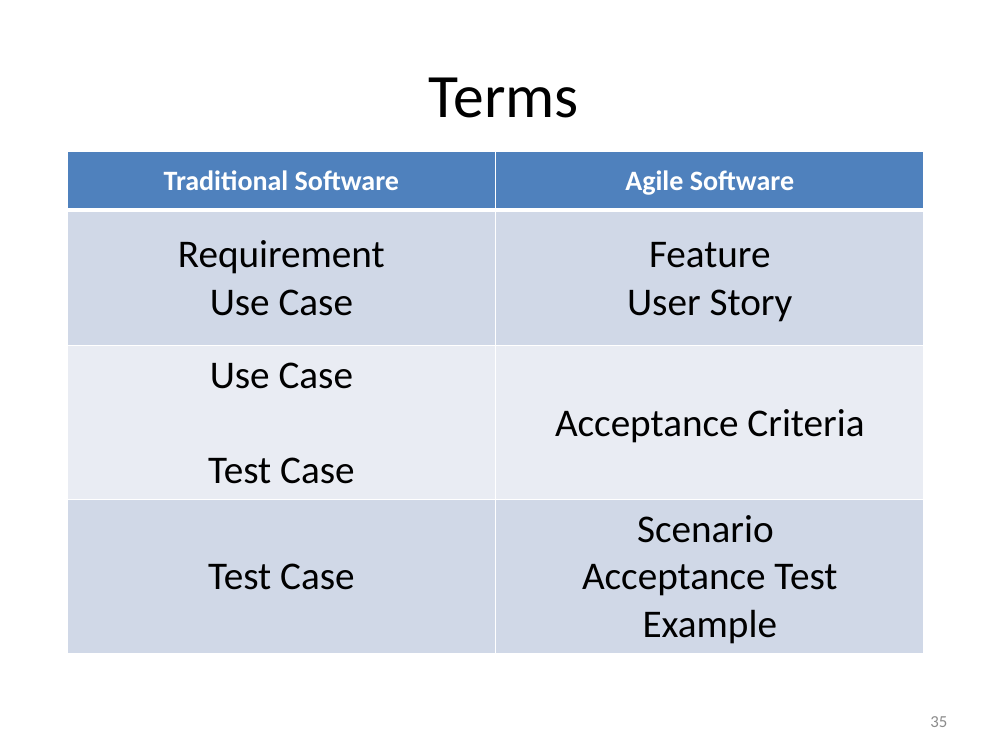
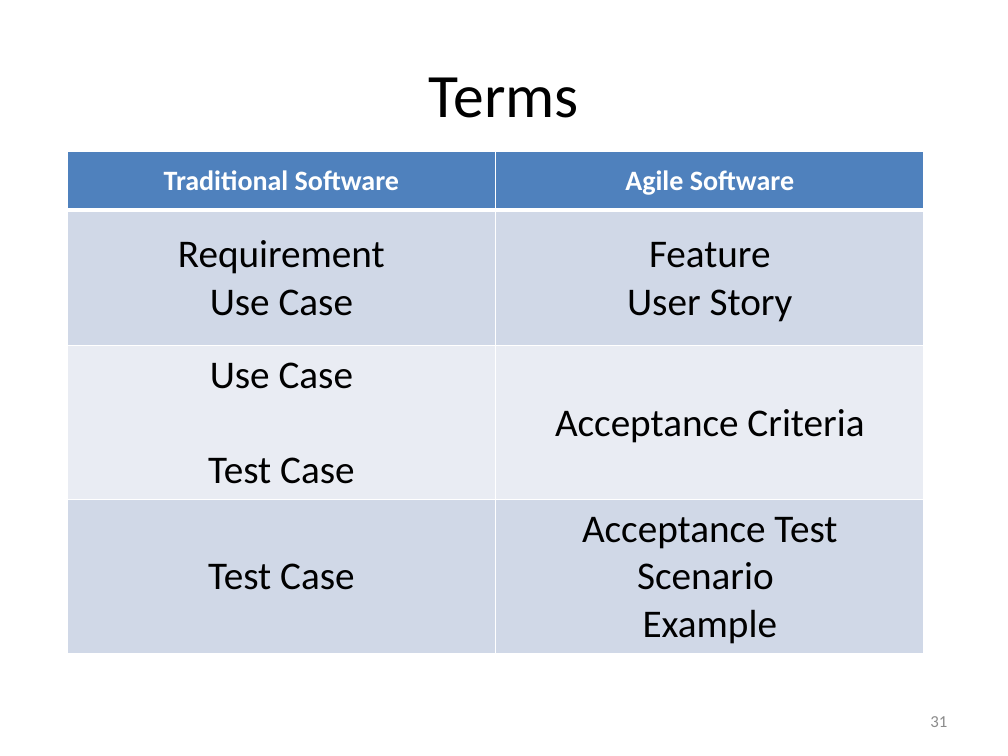
Before and after one commit to timgifford/demos, a slide deck: slide 31 of executable_specification/ExecSpec.pptx (slide 35 before the commit). Drawn at 1008x756 pixels with LibreOffice and Linux fonts; fonts in the diff are those of the drawing. Boxes give left, top, right and bottom in pixels: in the first picture for what was removed or moved away, otherwise in the second. Text is boxed around its words. In the diff, an @@ line names an element or a change of style, - is before the commit and + after.

```diff
--- a/executable_specification/ExecSpec.pptx
+++ b/executable_specification/ExecSpec.pptx
@@ table at (68,151,924,648) @@
-row 4, column 2: Scenario / Acceptance Test / Example
+row 4, column 2: Acceptance Test / Scenario / Example
@@ page number at (930,716,947,727): text changed @@
-35
+31
```
Also in this commit, not shown: 13 other slides changed, 10 slides added, 6 slides removed, 1 other file.
